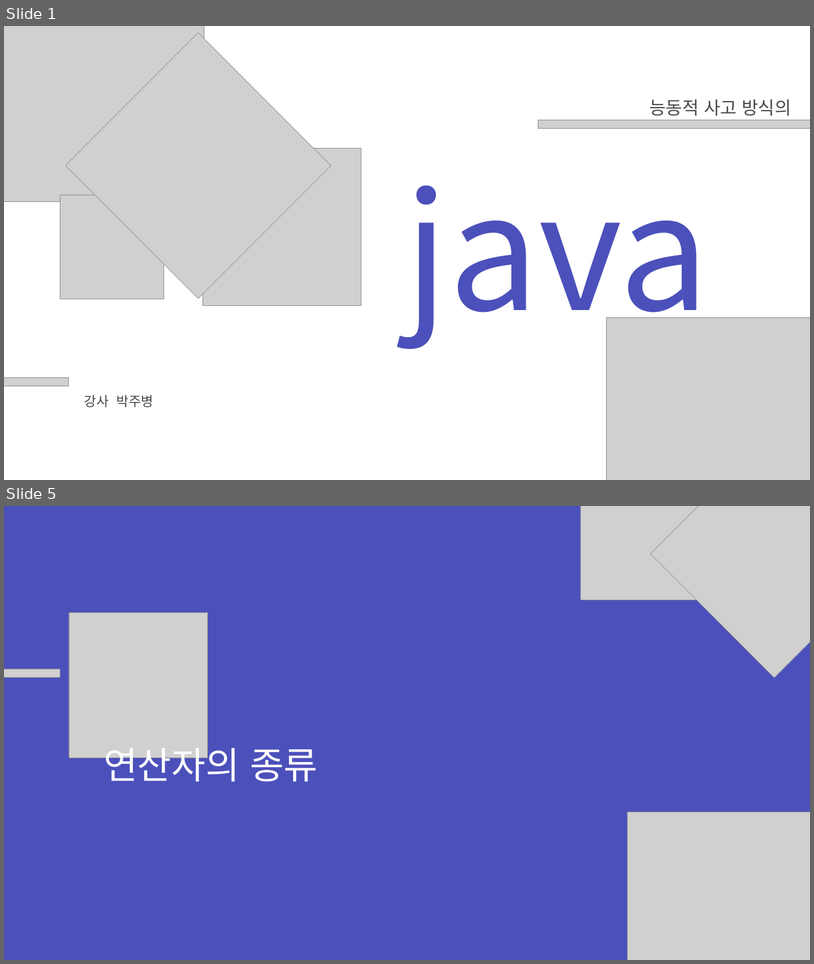
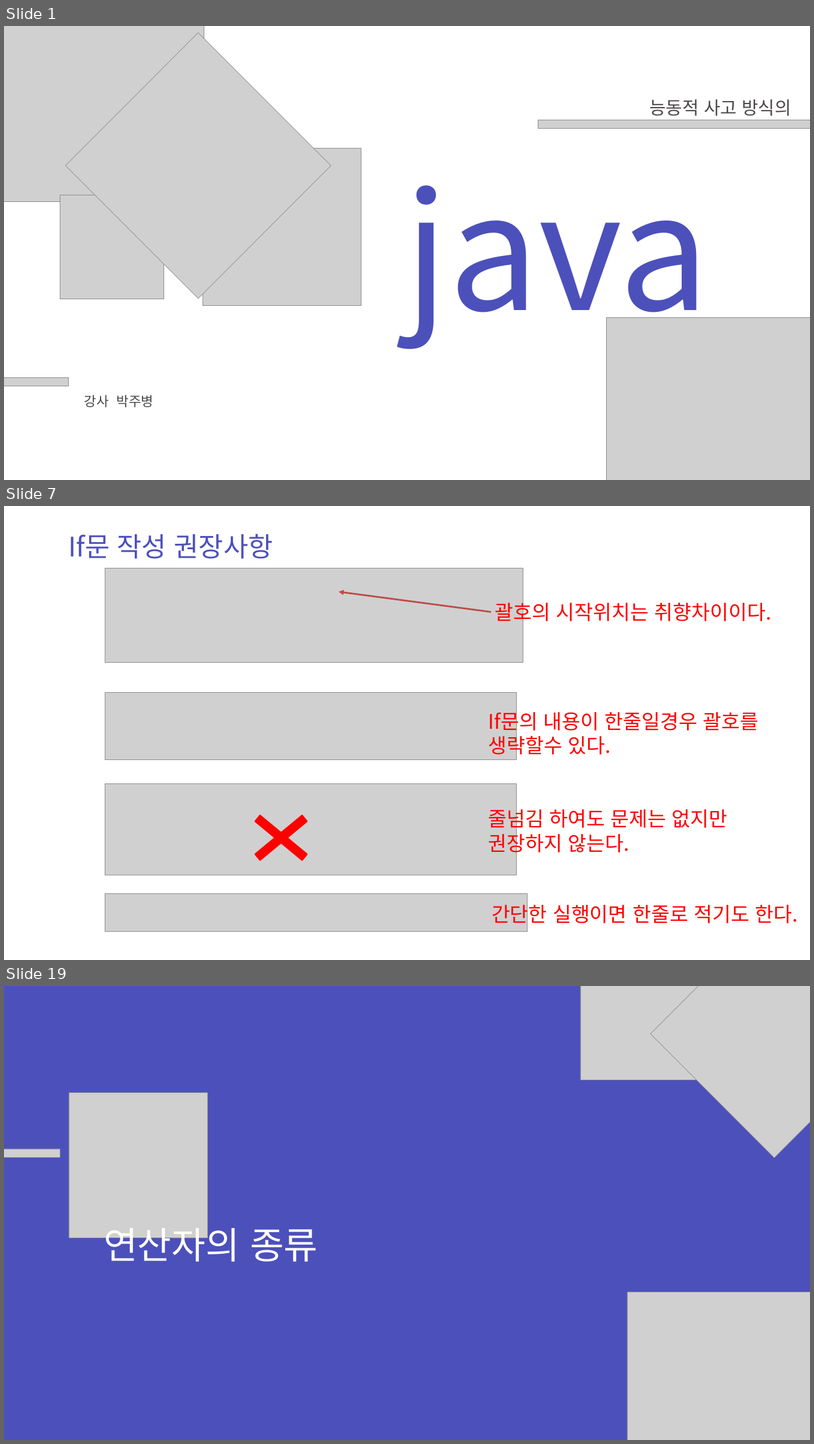
Before and after one commit to zest132/JavaLecture, a slide deck: JavaLecture/LectureFile/java 3강.pptx. Shown one above the other, each under a label of ours: slides 1 and 5 before the commit, slides 1, 7 and 19 after it; the slides between them are not shown. The pictures are 814x964 and 814x1444 pixels, drawn with LibreOffice and Linux fonts; fonts in the diff are those of the drawing; grey boxes stand for pictures. Boxes give left, top, right and bottom in pixels: in the first picture for what was removed or moved away, otherwise in the second. Text is boxed around its words. In the diff, an @@ line names an element or a change of style, - is before the commit and + after.

```diff
--- a/JavaLecture/LectureFile/java 3강.pptx
+++ b/JavaLecture/LectureFile/java 3강.pptx
@@ slide 7 added at [4,506,810,960], background #FFFFFF @@
@@ text added at [68,534,273,559], 48 pt, text #4C50BC @@
+If문 작성 권장사항
@@ picture added at [105,568,524,662] @@
@@ arrow added from (491, 612) to (339, 591), #BF4C48 3 pt @@
@@ text added at [495,599,772,625], 36 pt, text #FF0000 @@
+괄호의 시작위치는 취향차이이다.
@@ picture added at [105,692,516,760] @@
@@ text added at [488,708,759,759], 36 pt, text #FF0000 @@
+If문의 내용이 한줄일경우 괄호를 생략할수 있다.
@@ picture added at [105,783,516,875] @@
@@ cross added at [236,800,327,875], fill #FF0000, outline #FF0000 2 pt @@
@@ text added at [488,805,728,856], 36 pt, text #FF0000 @@
+줄넘김 하여도 문제는 없지만 권장하지 않는다.
@@ picture added at [105,893,527,931] @@
@@ text added at [492,900,798,927], 36 pt, text #FF0000 @@
+간단한 실행이면 한줄로 적기도 한다.
@@ what was slide 5 is now slide 19 @@
```
Also in this commit, not shown: 1 slide changed, 15 other slides added, 2 slides removed, 3 other files.
